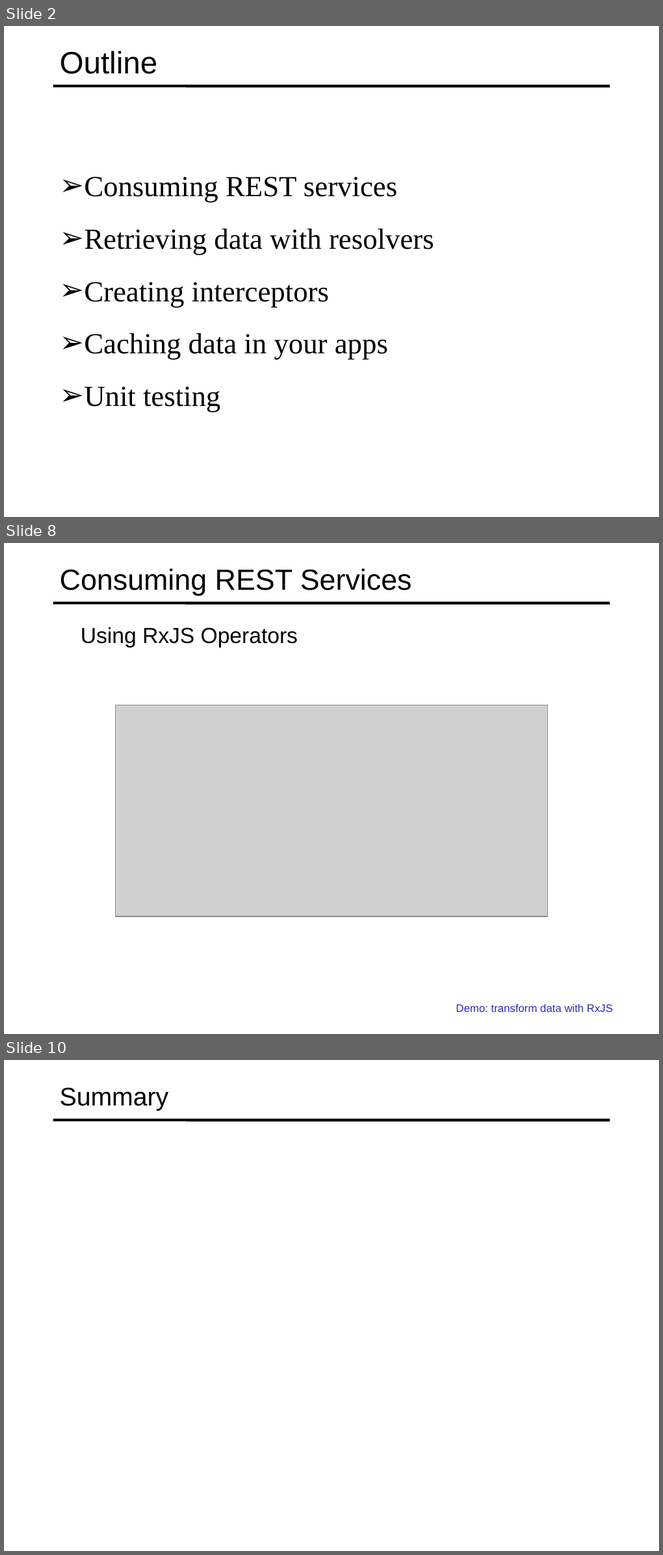
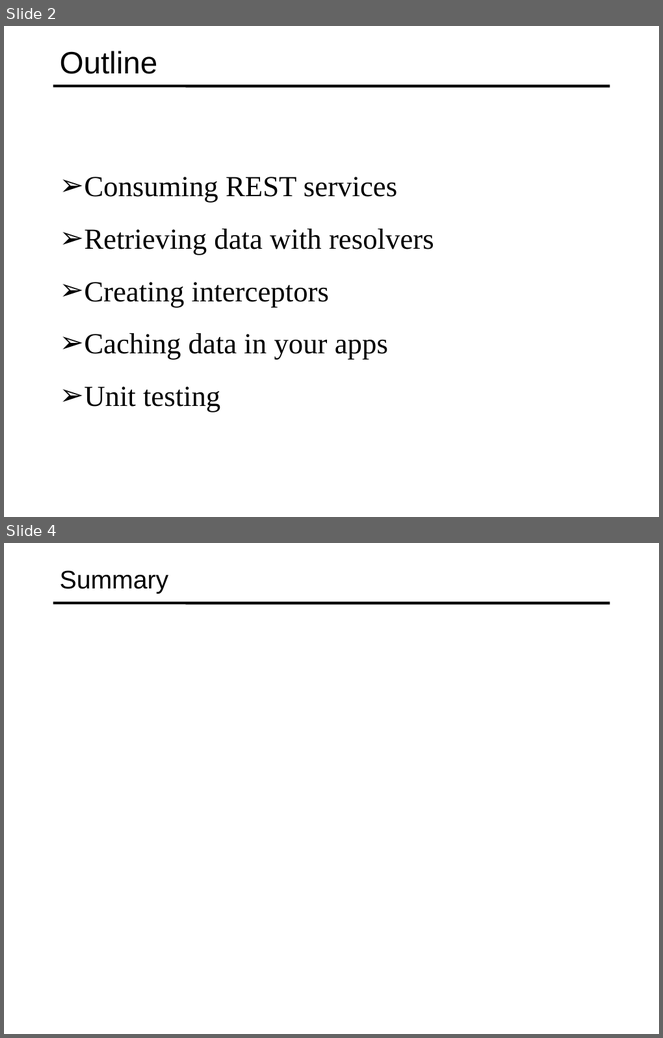
Before and after one commit to specter01wj/Jago_Link_Training, a slide deck: Angular/Angular12/Deep Dive/Angular HTTP Communication/2_Advanced HTTP Requests and Error Handling/L2_Advanced HTTP Requests and Error Handling.ppt. Shown one above the other, each under a label of ours: slides 2, 8 and 10 before the commit, slides 2 and 4 after it; the slides between them are not shown. The pictures are 663x1555 and 663x1038 pixels, drawn with LibreOffice and Linux fonts; fonts in the diff are those of the drawing; grey boxes stand for pictures. Boxes give left, top, right and bottom in pixels: in the first picture for what was removed or moved away, otherwise in the second. Text is boxed around its words. In the diff, an @@ line names an element or a change of style, - is before the commit and + after.

```diff
--- a/Angular/Angular12/Deep Dive/Angular HTTP Communication/2_Advanced HTTP Requests and Error Handling/L2_Advanced HTTP Requests and Error Handling.ppt
+++ b/Angular/Angular12/Deep Dive/Angular HTTP Communication/2_Advanced HTTP Requests and Error Handling/L2_Advanced HTTP Requests and Error Handling.ppt
@@ slide 8 removed at [4,543,659,1034], background #FFFFFF; not listed: 1 template element that a slide beside it also shows @@
@@ title removed at [60,568,412,596] @@
-Consuming REST Services
@@ text removed at [81,627,298,648] @@
-  Using RxJS Operators
@@ picture removed at [115,705,548,917] @@
@@ text removed at [456,1005,613,1012] @@
-  Demo: transform data with RxJS
@@ what was slide 10 is now slide 4 @@
```
Also in this commit, not shown: 1 slide changed, 1 slide added, 6 other slides removed, 1 other file.
